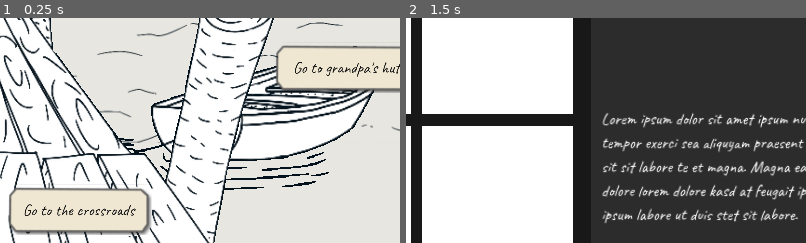
Above: before the commit, frames 1-2 (left to right).
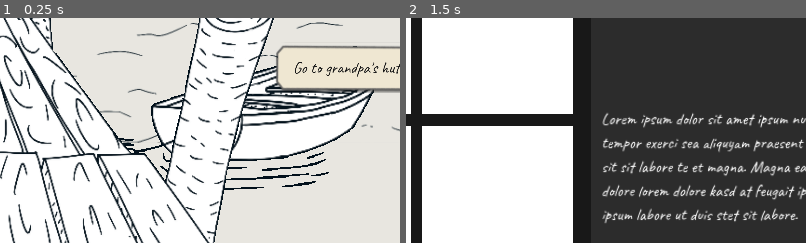
Above: after the commit, the same moments.

Repository: CharlExMachina/Its-a-secret-to-everyone
Game: Godot game, scene res://src/environments/dock/dock.tscn
Two runs of this game, one before a commit and one after it. Both use one fixed random seed, a clock stepped at 60 frames per second and the inputs below. This scene is started directly instead of the project's main scene.
Inputs (mouse positions are % of the whole screen's width and height, from its top left):
- Up to frame 1 (0.25 s): no input
- Up to frame 2 (1.5 s): click "Inventory" at 0.5 s; click (13, 20) at 1.27 s
The pictures show only the part of the screen within x 42-92%, y 42-92%; the shares and areas given below are measured in that part.

The runs differ from the first frame. In frame 1, 7.2% of the frame differs, in the area x 2-38%, y 75-97%; in frame 2, nothing differs.

Commit message:
The player's name is now tracked by the game's progression system

Diff:
--- a/secret-to-everyone/src/core/dialogue.gd
+++ b/secret-to-everyone/src/core/dialogue.gd
@@ -5,3 +5,4 @@
 @export_multiline var content: String = ""
 @export var next: Dialogue
 @export var options: Array[Option] = []
+@export var variables: Array[String] = []
--- /dev/null
+++ b/secret-to-everyone/src/dialogue_sequences/first_conversation_with_viktor/first_conversation_player_name.tres
@@ -0,0 +1,10 @@
+[gd_resource type="Resource" script_class="Dialogue" load_steps=3 format=3 uid="uid://b40uhmx6hfr1j"]
+
+[ext_resource type="Script" path="res://src/core/option.gd" id="1_n0mhn"]
+[ext_resource type="Script" path="res://src/core/dialogue.gd" id="2_k0kuj"]
+
+[resource]
+script = ExtResource("2_k0kuj")
+content = "Oh, so you're %s. You're here to get gramp's good 'ol bag of coin."
+options = Array[ExtResource("1_n0mhn")]([])
+variables = Array[String]([])
--- a/secret-to-everyone/src/entities/ui/dialogue_popup/dialogue_popup.gd
+++ b/secret-to-everyone/src/entities/ui/dialogue_popup/dialogue_popup.gd
@@ -1,5 +1,7 @@
 extends Control
 class_name DialoguePopup
+
+signal dialogue_finished
 
 var dialogue_secuence: Dialogue
 
@@ -25,7 +27,7 @@
 		return
 
 	current_dialogue_step = dialogue_secuence
-	$ContentSection/ContentLabel.text = current_dialogue_step.content
+	$ContentSection/ContentLabel.text = current_dialogue_step.content % current_dialogue_step.variables
 
 
 func set_npc_name(name: String) -> void:
@@ -36,13 +38,13 @@
 	if current_dialogue_step.options.size() > 0:
 		$ContinueButton.visible = false
 		$DialogueOptions.visible = true
-		$ContentSection/ContentLabel.text = current_dialogue_step.content
+		$ContentSection/ContentLabel.text = current_dialogue_step.content % current_dialogue_step.variables
 
 		$DialogueOptions.options = current_dialogue_step.options
 	else:
 		$ContinueButton.visible = true
 		$DialogueOptions.visible = false
-		$ContentSection/ContentLabel.text = current_dialogue_step.content
+		$ContentSection/ContentLabel.text = current_dialogue_step.content % current_dialogue_step.variables
 
 		if current_dialogue_step.next == null:
 			$ContinueButton.text = "Finish"
@@ -50,6 +52,7 @@
 
 func _on_continue_button_pressed() -> void:
 	if current_dialogue_step.next == null:
+		emit_signal("dialogue_finished")
 		queue_free()
 		get_tree().call_group("Player", "unfreeze")
 		return
--- /dev/null
+++ b/secret-to-everyone/src/entities/ui/enter_name_popup/enter_name_popup.gd
@@ -0,0 +1,15 @@
+extends Control
+
+signal name_set
+
+
+func _on_text_edit_text_changed() -> void:
+	var text = $Panel/TextEdit.text as String
+
+	if text.length() > 20:
+		text = text.erase(21, 1)
+		$Panel/TextEdit.text = text
+
+
+func _on_custom_button_pressed() -> void:
+	emit_signal("name_set", $Panel/TextEdit.text)
--- a/secret-to-everyone/src/entities/ui/enter_name_popup/enter_name_popup.tscn
+++ b/secret-to-everyone/src/entities/ui/enter_name_popup/enter_name_popup.tscn
@@ -1,4 +1,17 @@
-[gd_scene format=3 uid="uid://c6emaj5hce22i"]
+[gd_scene load_steps=7 format=3 uid="uid://c6emaj5hce22i"]
+
+[ext_resource type="Theme" uid="uid://bwxwh5iv6r8jx" path="res://src/assets/ui_themes/ui_theme.tres" id="1_2342a"]
+[ext_resource type="FontFile" uid="uid://cr0veva7b3pab" path="res://src/assets/fonts/caveat_regular.ttf" id="1_hkq2m"]
+[ext_resource type="Script" path="res://src/entities/ui/enter_name_popup/enter_name_popup.gd" id="2_l72bt"]
+[ext_resource type="PackedScene" uid="uid://db0mili71rbvq" path="res://src/entities/ui/custom_button/custom_button.tscn" id="3_t2252"]
+
+[sub_resource type="StyleBoxFlat" id="StyleBoxFlat_xsr07"]
+bg_color = Color(0.959768, 0.9274, 0.823362, 1)
+
+[sub_resource type="LabelSettings" id="LabelSettings_p1bhv"]
+font = ExtResource("1_hkq2m")
+font_size = 50
+font_color = Color(0.331639, 0.331639, 0.331639, 1)
 
 [node name="EnterNamePopup" type="Control"]
 layout_mode = 3
@@ -7,3 +20,63 @@
 anchor_bottom = 1.0
 grow_horizontal = 2
 grow_vertical = 2
+theme = ExtResource("1_2342a")
+script = ExtResource("2_l72bt")
+
+[node name="Panel" type="Panel" parent="."]
+layout_mode = 1
+anchors_preset = 15
+anchor_right = 1.0
+anchor_bottom = 1.0
+grow_horizontal = 2
+grow_vertical = 2
+theme_override_styles/panel = SubResource("StyleBoxFlat_xsr07")
+
+[node name="Label" type="Label" parent="Panel"]
+layout_mode = 1
+anchors_preset = 5
+anchor_left = 0.5
+anchor_right = 0.5
+offset_left = -163.0
+offset_top = 95.0
+offset_right = 163.0
+offset_bottom = 158.0
+grow_horizontal = 2
+text = "What's your name?"
+label_settings = SubResource("LabelSettings_p1bhv")
+
+[node name="TextEdit" type="LineEdit" parent="Panel"]
+layout_mode = 1
+anchors_preset = 8
+anchor_left = 0.5
+anchor_top = 0.5
+anchor_right = 0.5
+anchor_bottom = 0.5
+offset_left = -152.5
+offset_top = -30.5
+offset_right = 152.5
+offset_bottom = 30.5
+grow_horizontal = 2
+grow_vertical = 2
+theme_override_fonts/font = ExtResource("1_hkq2m")
+theme_override_font_sizes/font_size = 37
+placeholder_text = "Enter your first name"
+max_length = 22
+
+[node name="CustomButton" parent="Panel" instance=ExtResource("3_t2252")]
+layout_mode = 1
+anchors_preset = 7
+anchor_left = 0.5
+anchor_top = 1.0
+anchor_right = 0.5
+anchor_bottom = 1.0
+offset_left = -129.0
+offset_top = -167.0
+offset_right = 129.0
+offset_bottom = -79.0
+grow_horizontal = 2
+grow_vertical = 0
+text = "Submit"
+
+[connection signal="text_changed" from="Panel/TextEdit" to="." method="_on_text_edit_text_changed"]
+[connection signal="pressed" from="Panel/CustomButton" to="." method="_on_custom_button_pressed"]
--- a/secret-to-everyone/src/environments/dock/dock.tscn
+++ b/secret-to-everyone/src/environments/dock/dock.tscn
@@ -10,7 +10,7 @@
 [ext_resource type="PackedScene" uid="uid://vhf0l0b53njs" path="res://src/entities/props/interactable_props/information_interactable/information_interactable_prop.tscn" id="7_crie4"]
 
 [sub_resource type="SphereShape3D" id="SphereShape3D_r8tpq"]
-radius = 1.45054
+radius = 1.01039
 
 [node name="Dock" instance=ExtResource("1_xa2if")]
 script = ExtResource("2_qssnm")
@@ -30,7 +30,7 @@
 metadata/_edit_group_ = true
 
 [node name="CollisionShape3D" parent="Interactables/SeaProp" index="0"]
-transform = Transform3D(1, 0, 0, 0, 1, 0, 0, 0, 1, 0.394235, 0.619241, 0.570435)
+transform = Transform3D(1, 0, 0, 0, 1, 0, 0, 0, 1, 0.394235, 0.306091, 0.570435)
 shape = SubResource("SphereShape3D_r8tpq")
 
 [node name="Sprite3D" parent="Interactables/SeaProp" index="1"]
@@ -42,13 +42,6 @@
 
 [node name="Label3D" parent="Interactables/ActionInteractable/Sprite3D" index="0"]
 text = "Go to grandpa's hut"
-
-[node name="GoToCrossroadsInteractable" parent="Interactables" index="2" instance=ExtResource("4_yeael")]
-transform = Transform3D(1, 0, 0, 0, 1, 0, 0, 0, 1, 6.40336, 4.49639, -2.95944)
-metadata/_edit_group_ = true
-
-[node name="Label3D" parent="Interactables/GoToCrossroadsInteractable/Sprite3D" index="0"]
-text = "Go to the crossroads"
 
 [node name="Props" type="Node" parent="." index="5"]
 
@@ -110,8 +103,6 @@
 texture = ExtResource("5_2k0bo")
 
 [connection signal="action_triggered" from="Interactables/ActionInteractable" to="." method="_on_action_interactable_action_triggered"]
-[connection signal="action_triggered" from="Interactables/GoToCrossroadsInteractable" to="." method="_on_action_interactable_action_triggered"]
 
 [editable path="Interactables/SeaProp"]
 [editable path="Interactables/ActionInteractable"]
-[editable path="Interactables/GoToCrossroadsInteractable"]
--- a/secret-to-everyone/src/environments/mansion_entrance/mansion_entrance.gd
+++ b/secret-to-everyone/src/environments/mansion_entrance/mansion_entrance.gd
@@ -2,9 +2,11 @@
 
 @export var mansion_keys_item: InventoryItem
 @export var initial_dialog_sequence: Dialogue
+@export var ending_dialog_sequence: Dialogue
 @export var npc_portrait: Texture2D
 
 var dialogue_popup = preload("res://src/entities/ui/dialogue_popup/dialogue_popup.tscn")
+var enter_name_popup = preload("res://src/entities/ui/enter_name_popup/enter_name_popup.tscn")
 
 func _ready() -> void:
 	var limit_min_x = -8.63
@@ -24,14 +26,42 @@
 	if ProgressManager.has_item(mansion_keys_item):
 		print("CAN ENTER")
 	else:
-		ToastLoader.show_toast('"The door won\'t open, now what!?"')
+		if ProgressManager.met_viktor:
+			ToastLoader.show_toast("I need a key to enter")
+		else:
+			ProgressManager.met_viktor = true
+			ToastLoader.show_toast('"The door won\'t open, now what!?"')
 
-		await get_tree().create_timer(2.0).timeout
+			await get_tree().create_timer(2.0).timeout
 
-		var popup_instance = dialogue_popup.instantiate()
+			var popup_instance = dialogue_popup.instantiate()
 
-		popup_instance.character_portrait = npc_portrait
-		popup_instance.set_dialogue_sequence(initial_dialog_sequence)
-		popup_instance.set_npc_name("Viktor")
+			popup_instance.connect("dialogue_finished", handle_name_prompt)
+			popup_instance.character_portrait = npc_portrait
+			popup_instance.set_dialogue_sequence(initial_dialog_sequence)
+			popup_instance.set_npc_name("Viktor")
 
-		get_parent().add_child(popup_instance)
+			get_parent().add_child(popup_instance)
+
+
+func handle_name_prompt() -> void:
+	var popup_instance = enter_name_popup.instantiate()
+
+	add_child(popup_instance)
+
+	popup_instance.connect("name_set", set_player_name.bind())
+
+
+func set_player_name(name: String) -> void:
+	ProgressManager.player_name = name
+
+	get_node("EnterNamePopup").queue_free()
+
+	var popup_instance = dialogue_popup.instantiate()
+
+	get_parent().add_child(popup_instance)
+	ending_dialog_sequence.variables.append(name)
+
+	popup_instance.character_portrait = npc_portrait
+	popup_instance.set_dialogue_sequence(ending_dialog_sequence)
+	popup_instance.set_npc_name("Viktor")
--- a/secret-to-everyone/src/environments/mansion_entrance/mansion_entrance.tscn
+++ b/secret-to-everyone/src/environments/mansion_entrance/mansion_entrance.tscn
@@ -1,16 +1,18 @@
-[gd_scene load_steps=7 format=3 uid="uid://craoyya76d7b0"]
+[gd_scene load_steps=8 format=3 uid="uid://craoyya76d7b0"]
 
 [ext_resource type="PackedScene" uid="uid://yqbjk2dtw1hk" path="res://src/environments/explorable_zone.tscn" id="1_8gsxd"]
 [ext_resource type="PackedScene" uid="uid://drc087t34sdxo" path="res://src/entities/props/interactable_props/action_interactable/action_interactable.tscn" id="2_16ssq"]
 [ext_resource type="Script" path="res://src/environments/mansion_entrance/mansion_entrance.gd" id="2_sfp86"]
-[ext_resource type="Resource" uid="uid://h7qjfi8307bc" path="res://src/key_items/mansion_keys.tres" id="3_yosts"]
+[ext_resource type="Resource" path="res://src/key_items/mansion_keys.tres" id="3_yosts"]
 [ext_resource type="Resource" uid="uid://y7a5dnpil6p4" path="res://src/dialogue_sequences/first_conversation_with_viktor/first_conversation_with_viktor.tres" id="4_wav7t"]
+[ext_resource type="Resource" uid="uid://b40uhmx6hfr1j" path="res://src/dialogue_sequences/first_conversation_with_viktor/first_conversation_player_name.tres" id="5_c1o44"]
 [ext_resource type="Texture2D" uid="uid://bdn6n4f613x2r" path="res://src/assets/sprites/character_portraits/npc_portrait.png" id="5_tpew3"]
 
 [node name="MansionEntrance" instance=ExtResource("1_8gsxd")]
 script = ExtResource("2_sfp86")
 mansion_keys_item = ExtResource("3_yosts")
 initial_dialog_sequence = ExtResource("4_wav7t")
+ending_dialog_sequence = ExtResource("5_c1o44")
 npc_portrait = ExtResource("5_tpew3")
 
 [node name="Interactables" type="Node" parent="." index="4"]
--- a/secret-to-everyone/src/singletons/progress_manager.gd
+++ b/secret-to-everyone/src/singletons/progress_manager.gd
@@ -1,6 +1,8 @@
 extends Node
 
 var items: Array[InventoryItem] = []
+var player_name: String
+var met_viktor := false
 
 
 func add_to_inventory(item: InventoryItem) -> void:
